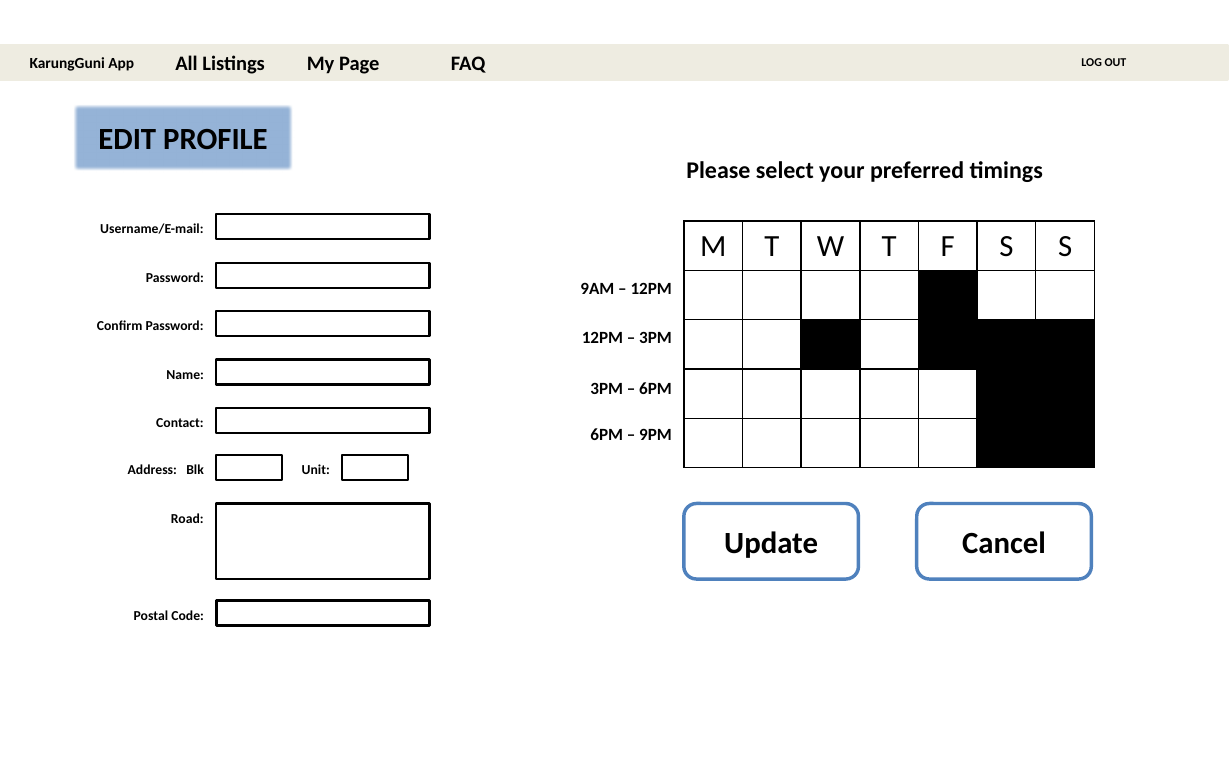
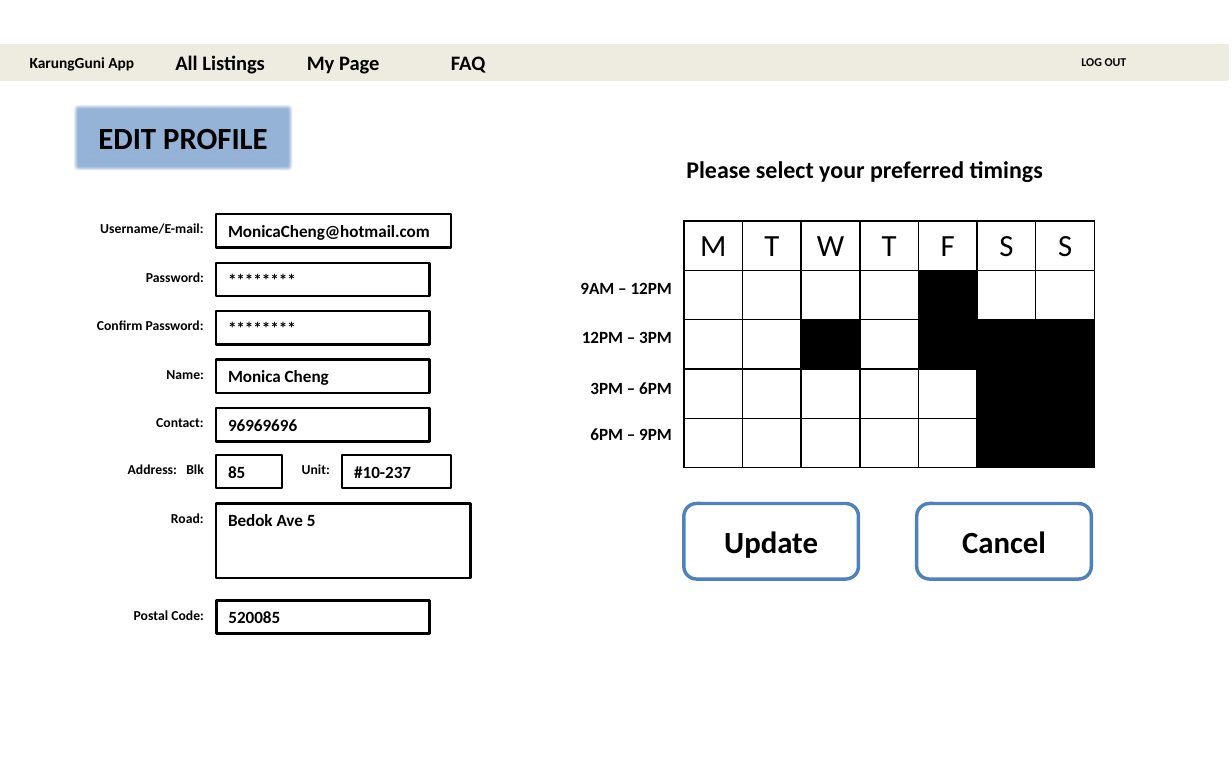
Before and after one commit to chenshiqi/IDP, a slide deck: slide 5 of Mock Up.pptx. Drawn at 1232x770 pixels with LibreOffice and Linux fonts; fonts in the diff are those of the drawing; background and template pictures are left out. Boxes give left, top, right and bottom in pixels: in the first picture for what was removed or moved away, otherwise in the second. Text is boxed around its words. In the diff, an @@ line names an element or a change of style, - is before the commit and + after.

```diff
--- a/Mock Up.pptx
+++ b/Mock Up.pptx
@@ rectangle "MonicaCheng@hotmail.com": place and size @@
-rectangle "MonicaCheng@hotmail.com" at [216, 214, 429, 239]
+rectangle "MonicaCheng@hotmail.com" at [216, 214, 451, 248]
@@ text in rectangle at [228, 225, 430, 240]: text added @@
+MonicaCheng@hotmail.com
@@ text in rectangle at [216, 264, 429, 297]: text added @@
+********
@@ rectangle "********": place and size @@
-rectangle "********" at [216, 264, 429, 288]
+rectangle "********" at [216, 264, 429, 297]
@@ text in rectangle at [216, 312, 429, 345]: text added @@
+********
@@ rectangle "********": place and size @@
-rectangle "********" at [216, 312, 429, 336]
+rectangle "********" at [216, 312, 429, 345]
@@ rectangle "Monica Cheng": place and size @@
-rectangle "Monica Cheng" at [216, 360, 429, 384]
+rectangle "Monica Cheng" at [216, 360, 429, 393]
@@ text in rectangle at [228, 370, 329, 385]: text added @@
+Monica Cheng
@@ rectangle "96969696": place and size @@
-rectangle "96969696" at [216, 408, 429, 432]
+rectangle "96969696" at [216, 408, 429, 441]
@@ text in rectangle at [228, 419, 297, 431]: text added @@
+96969696
@@ rectangle "85": place and size @@
-rectangle "85" at [216, 455, 282, 479]
+rectangle "85" at [216, 455, 282, 488]
@@ text in rectangle at [228, 466, 245, 478]: text added @@
+85
@@ rectangle "#10-237": place and size @@
-rectangle "#10-237" at [342, 455, 409, 479]
+rectangle "#10-237" at [342, 455, 451, 488]
@@ text in rectangle at [354, 466, 411, 478]: text added @@
+#10-237
@@ rectangle "Bedok Ave 5": place and size @@
-rectangle "Bedok Ave 5" at [216, 504, 430, 579]
+rectangle "Bedok Ave 5" at [216, 504, 471, 579]
@@ text in rectangle at [228, 514, 316, 526]: text added @@
+Bedok Ave 5
@@ rectangle "520085": place and size @@
-rectangle "520085" at [217, 600, 430, 625]
+rectangle "520085" at [217, 600, 430, 633]
@@ text in rectangle at [228, 611, 280, 623]: text added @@
+520085
```
Also in this commit, not shown: 3 other slides changed, 2 slides added, 1 slide removed.
